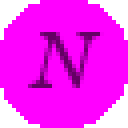
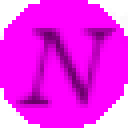
Before/after of a 128 x 128 layered artwork. What changed in the layer stack:
removed layer "Eingefügte Ebene" over [28, 32, 104, 88]
painted on "Hintergrund" over [0, 8, 128, 120]
